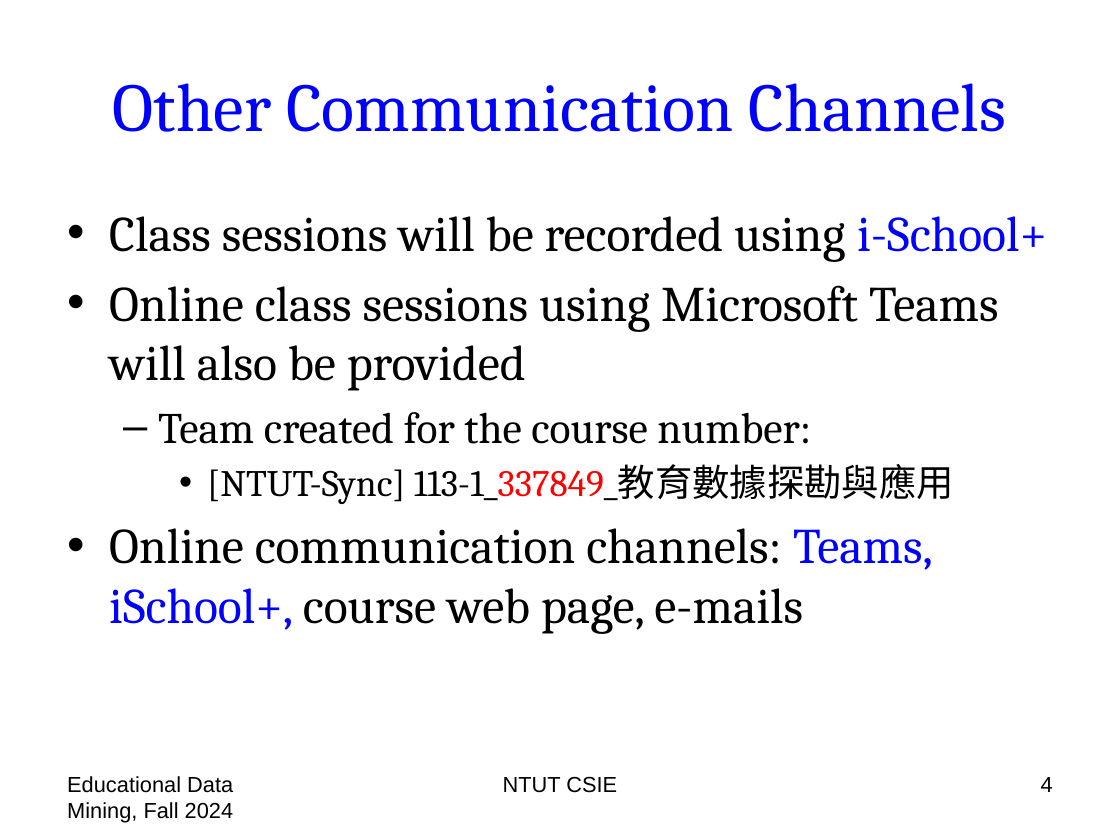
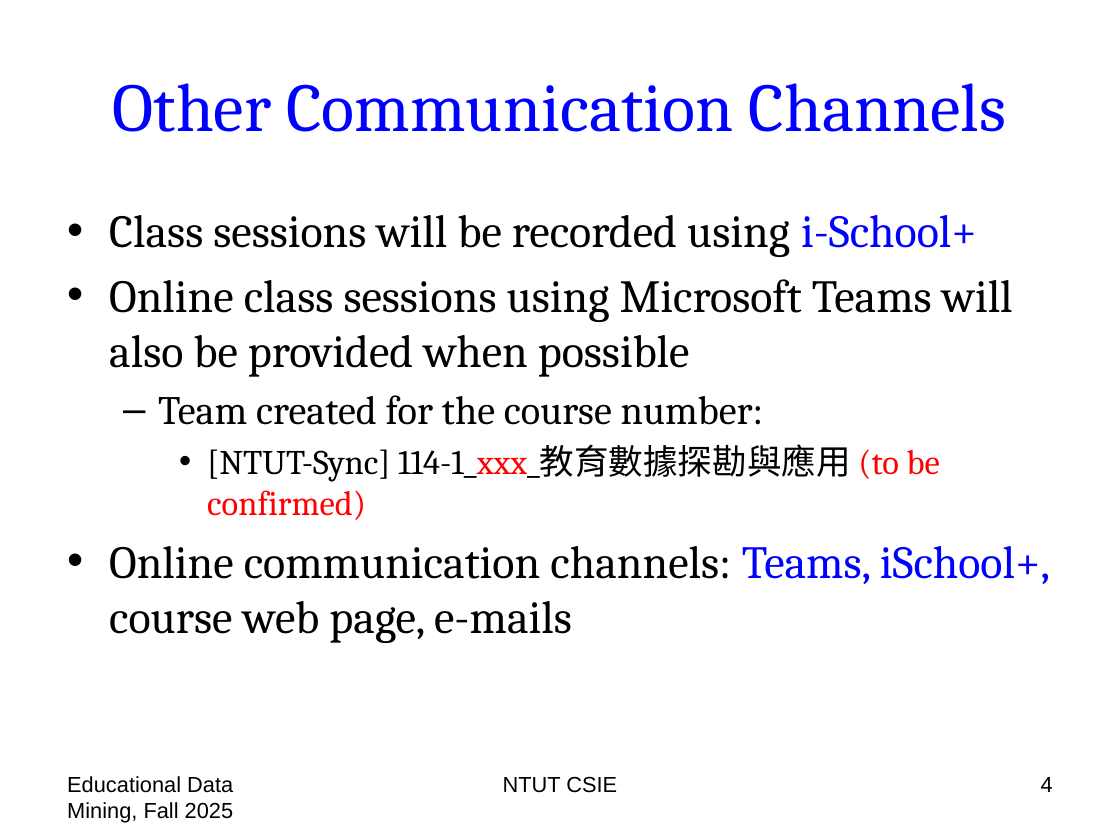
Before and after one commit to chriswjh/chriswjh.github.io, a slide deck: slide 4 of EDM/00-overview.pptx. Drawn at 1120x840 pixels with LibreOffice and Linux fonts; fonts in the diff are those of the drawing. Boxes give left, top, right and bottom in pixels: in the first picture for what was removed or moved away, otherwise in the second. Text is boxed around its words. In the diff, an @@ line names an element or a change of style, - is before the commit and + after.

```diff
--- a/EDM/00-overview.pptx
+++ b/EDM/00-overview.pptx
@@ text at box(109, 215, 1050, 643): size 32 to 29.6 pt in "Class sessions will be recorded using i-School+", "Online communication channels: Teams, iSchool+, course web ..."; size 28 to 25.9 pt in "Team created for the course number:" @@
@@ text at box(109, 279, 1013, 377): text changed; size 32 to 29.6 pt @@
-• Online class sessions using Microsoft Teams will also be provided
+• Online class sessions using Microsoft Teams will also be provided when possible
@@ text at box(207, 444, 940, 520): text changed; size 24 to 22.2 pt @@
-    • [NTUT-Sync] 113-1_337849_教育數據探勘與應用
+    • [NTUT-Sync] 114-1_xxx_教育數據探勘與應用 (to be confirmed)
@@ text at box(67, 776, 234, 823): text changed @@
-Educational Data Mining, Fall 2024
+Educational Data Mining, Fall 2025
```
Also in this commit, not shown: 32 other slides changed, 1 other file.
